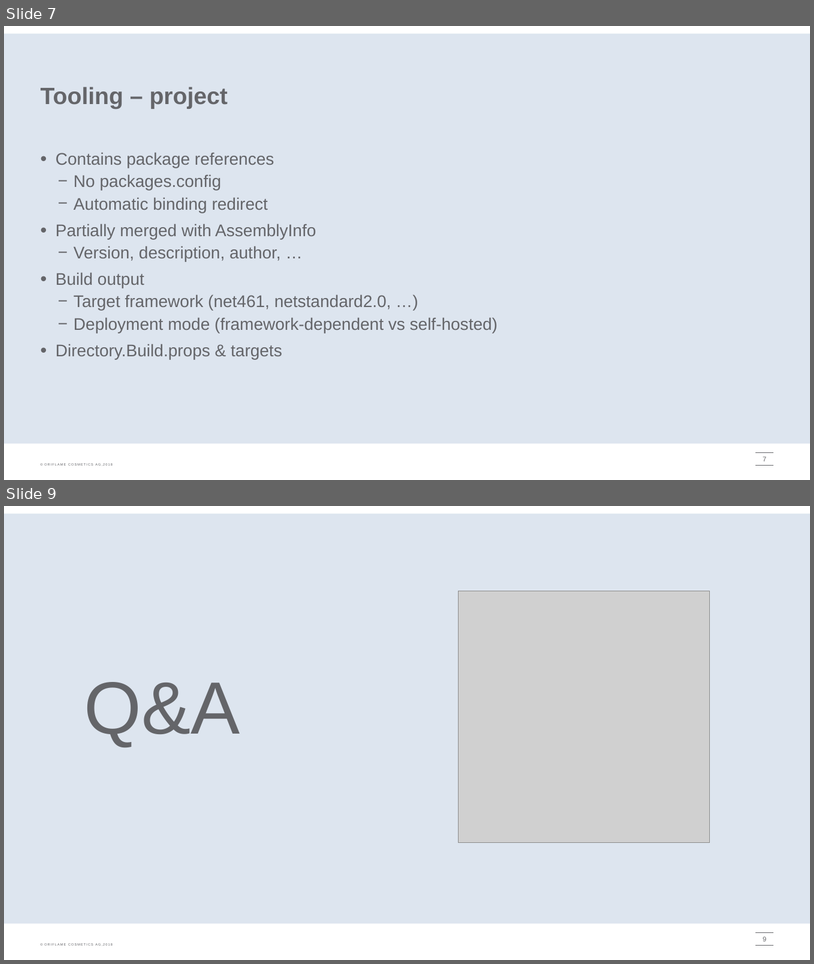
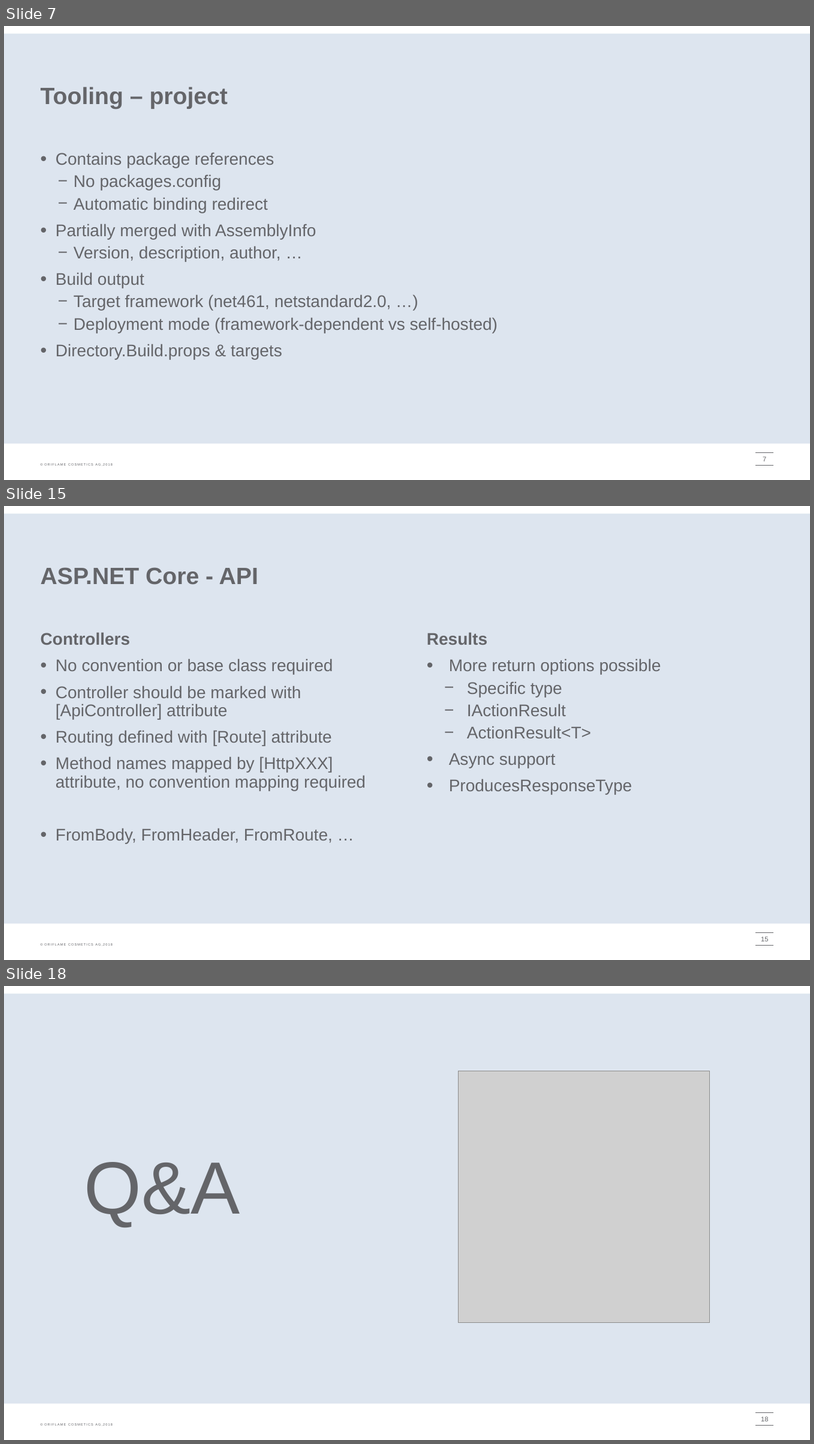
Before and after one commit to onpaj/coreintro, a slide deck: docs/CoreIntro.pptx. Shown one above the other, each under a label of ours: slides 7 and 9 before the commit, slides 7, 15 and 18 after it; the slides between them are not shown. The pictures are 814x964 and 814x1444 pixels, drawn with LibreOffice and Linux fonts; fonts in the diff are those of the drawing; grey boxes stand for pictures; background and template pictures are left out. Boxes give left, top, right and bottom in pixels: in the first picture for what was removed or moved away, otherwise in the second. Text is boxed around its words. In the diff, an @@ line names an element or a change of style, - is before the commit and + after.

```diff
--- a/docs/CoreIntro.pptx
+++ b/docs/CoreIntro.pptx
@@ slide 15 added at (4, 506, 810, 960), background #FFFFFF; not listed: 4 template elements that a slide beside it also shows @@
@@ title added at (41, 567, 258, 585), 28 pt, text #646569, bold @@
+ASP.NET Core - API
@@ text added at (41, 632, 366, 843), 20 pt, text #646569 @@
+Controllers
+• No convention or base class required
+• Controller should be marked with [ApiController] attribute
+• Routing defined with [Route] attribute
+• Method names mapped by [HttpXXX] attribute, no convention mapping required
+• FromBody, FromHeader, FromRoute, …
@@ text added at (427, 632, 662, 795), 20 pt, text #646569 @@
+Results
+• More return options possible
+  − Specific type
+  − IActionResult
+  − ActionResult<T>
+• Async support
+• ProducesResponseType
@@ page number added at (761, 936, 768, 941), 8 pt, text #646569 @@
+15
@@ what was slide 9 is now slide 18 @@
@@ page number at (761, 1416, 768, 1421): text changed @@
-9
+18
```
Also in this commit, not shown: 4 slides changed, 8 other slides added, 1 slide removed, 7 other files.
